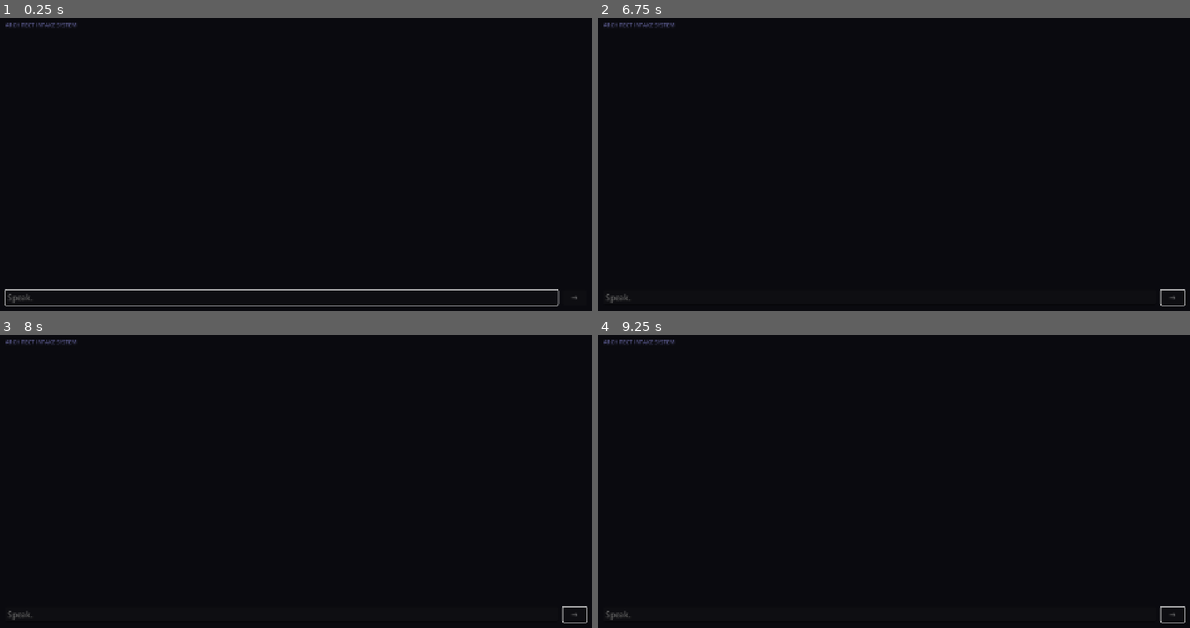
Above: before the commit, frames 1-4 (two rows, left to right).
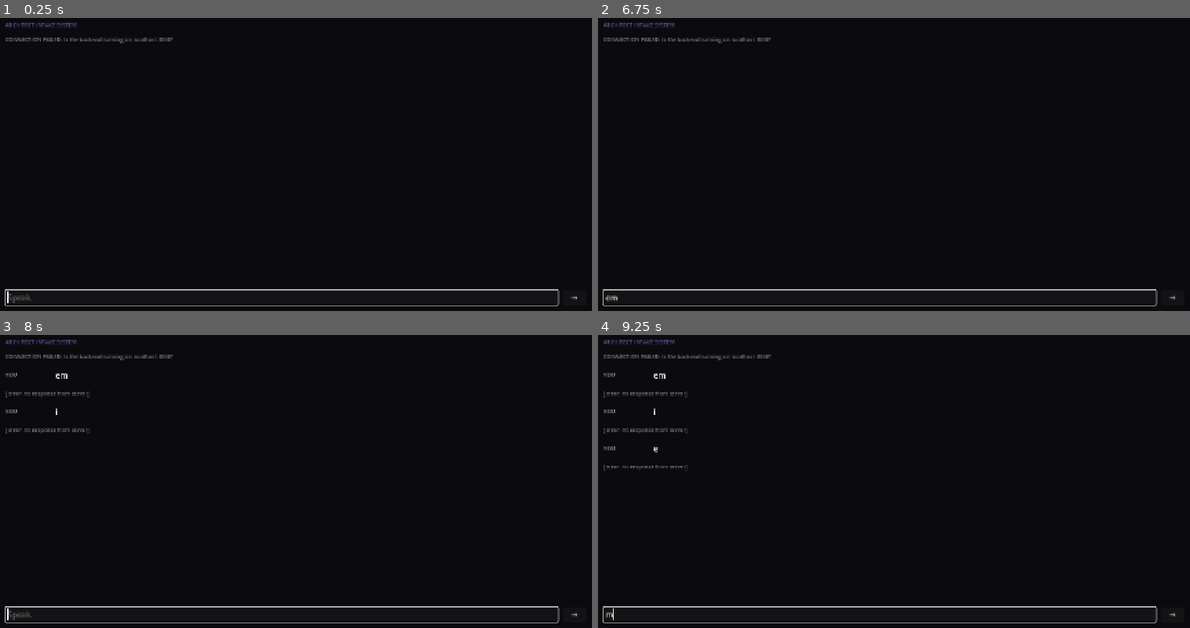
Above: after the commit, the same moments.

Repository: PreShotCome/RPG-AI-FRAMEWORK
Game: Godot game, scene res://scenes/onboarding/ArchitectScreen.tscn
Two runs of this game, one before a commit and one after it. Both use one fixed random seed, a clock stepped at 60 frames per second and the inputs below.
Inputs (mouse positions are in pixels of both pictures, inside the frame that each line leads up to):
- Up to frame 1 (0.25 s): no input
- Up to frame 2 (6.75 s): click (1172, 296) at 0.5 s, where only the run after the commit has a clickable "→"; tap Enter (ui_accept) at 1.25, 1.52, 2, 2.27, 2.75, 3.5, 3.77, 4.25, 4.52, 5, 5.27 s; move the mouse to (1030, 161) at 1.27 s; hold Right (ui_right) 1.28-2.03 s; hold E (interact) 1.28-2.03 s; move the mouse to (769, 196) at 2.02 s; hold Down (ui_down) 2.03-2.78 s; tap M (open_missions) at 2.1, 6.6 s; move the mouse to (959, 100) at 2.77 s; hold Right (ui_right) 2.78-3.53 s; hold I (open_stats) 2.78-3.53 s; move the mouse to (864, 249) at 3.52 s; hold Up (ui_up) 3.53-4.28 s; tap E (interact) at 3.6 s; move the mouse to (1083, 231) at 4.27 s; hold M (open_missions) 4.28-5.03 s; hold Left (ui_left) 4.28-5.78 s; move the mouse to (704, 123) at 5.02 s; tap I (open_stats) at 5.1 s; move the mouse to (923, 179) at 5.77 s; hold Down (ui_down) 5.78-6.53 s; hold E (interact) 5.78-6.53 s; move the mouse to (799, 88) at 6.52 s; hold Right (ui_right) from 6.53 s (still down)
- Up to frame 3 (8 s): tap Enter (ui_accept) at 6.77, 7.52 s; move the mouse to (432, 478) at 7.27 s; release Right (ui_right) at 7.28 s; hold Up (ui_up) from 7.28 s (still down); hold I (open_stats) from 7.28 s (still down)
- Up to frame 4 (9.25 s): move the mouse to (769, 513) at 8.02 s; release Up (ui_up) at 8.03 s; release I (open_stats) at 8.03 s; hold Right (ui_right) 8.03-8.78 s; tap E (interact) at 8.1 s; tap Enter (ui_accept) at 8.27 s; move the mouse to (959, 417) at 8.77 s; hold Down (ui_down) from 8.78 s (still down); hold M (open_missions) from 8.78 s (still down)

The runs differ from the first frame. In frame 1, 0.3% of the frame differs, in the area x 0-98%, y 6-98%; in frame 2, 1.1%; in frame 3, 1.4%; in frame 4, 1.6%, in the area x 0-100%, y 6-99%.
Error before the commit: Parse Error: The function signature doesn't match the parent. Parent signature is "_get(StringName) -> Variant". (res://autoload/APIManager.gd:39)

Commit message:
Fix APIManager._get name conflict with Godot Object virtual method
Renamed _get -> _api_get and _post -> _api_post throughout.
Godot reserves _get(StringName) -> Variant as a virtual method on
Object, so any func named _get with a different signature is a parser error.

Diff:
--- a/godot/autoload/APIManager.gd
+++ b/godot/autoload/APIManager.gd
@@ -36,42 +36,42 @@
 	return JSON.parse_string(raw)
 
 
-func _get(endpoint: String) -> Variant:
+func _api_get(endpoint: String) -> Variant:
 	return await _request(HTTPClient.METHOD_GET, endpoint)
 
 
-func _post(endpoint: String, body: Dictionary = {}) -> Variant:
+func _api_post(endpoint: String, body: Dictionary = {}) -> Variant:
 	return await _request(HTTPClient.METHOD_POST, endpoint, body)
 
 
 # ── Onboarding ────────────────────────────────────────────────────────────────
 
 func onboarding_start() -> Variant:
-	return await _post("/onboarding/start")
+	return await _api_post("/onboarding/start")
 
 
 func onboarding_respond(session_id: String, message: String) -> Variant:
-	return await _post("/onboarding/%s/respond" % session_id, {"message": message})
+	return await _api_post("/onboarding/%s/respond" % session_id, {"message": message})
 
 
 func onboarding_generate_options(session_id: String) -> Variant:
-	return await _post("/onboarding/%s/generate-options" % session_id)
+	return await _api_post("/onboarding/%s/generate-options" % session_id)
 
 
 func onboarding_choose(session_id: String, choice: String) -> Variant:
-	return await _post("/onboarding/%s/choose" % session_id, {"choice": choice})
+	return await _api_post("/onboarding/%s/choose" % session_id, {"choice": choice})
 
 
 # ── World ─────────────────────────────────────────────────────────────────────
 
 func get_world(session_id: String) -> Variant:
-	return await _get("/world/%s" % session_id)
+	return await _api_get("/world/%s" % session_id)
 
 
 # ── Missions ──────────────────────────────────────────────────────────────────
 
 func generate_missions(session_id: String, pool_size: int = 4) -> Variant:
-	return await _post("/missions/%s/generate" % session_id, {"pool_size": pool_size})
+	return await _api_post("/missions/%s/generate" % session_id, {"pool_size": pool_size})
 
 
 func complete_mission(session_id: String, mission_id: String, outcome: String, approach: String, notes: String = "") -> Variant:
@@ -82,11 +82,11 @@
 	}
 	if not notes.is_empty():
 		body["notes"] = notes
-	return await _post("/missions/%s/complete" % session_id, body)
+	return await _api_post("/missions/%s/complete" % session_id, body)
 
 
 func get_missions(session_id: String) -> Variant:
-	return await _get("/missions/%s" % session_id)
+	return await _api_get("/missions/%s" % session_id)
 
 
 # ── NPCs ──────────────────────────────────────────────────────────────────────
@@ -97,28 +97,28 @@
 		body["region"] = region
 	if not context_hint.is_empty():
 		body["context_hint"] = context_hint
-	return await _post("/npcs/%s/spawn" % session_id, body)
+	return await _api_post("/npcs/%s/spawn" % session_id, body)
 
 
 func talk_to_npc(session_id: String, npc_id: String, message: String, update_profile: bool = true) -> Variant:
-	return await _post("/npcs/%s/%s/talk" % [session_id, npc_id], {
+	return await _api_post("/npcs/%s/%s/talk" % [session_id, npc_id], {
 		"message": message,
 		"update_profile": update_profile,
 	})
 
 
 func get_npcs(session_id: String) -> Variant:
-	return await _get("/npcs/%s" % session_id)
+	return await _api_get("/npcs/%s" % session_id)
 
 
 # ── Events ────────────────────────────────────────────────────────────────────
 
 func tick_events(session_id: String) -> Variant:
-	return await _post("/events/%s/tick" % session_id)
+	return await _api_post("/events/%s/tick" % session_id)
 
 
 func respond_to_event(session_id: String, event_id: String, option_id: String, approach: String) -> Variant:
-	return await _post("/events/%s/respond" % session_id, {
+	return await _api_post("/events/%s/respond" % session_id, {
 		"event_id": event_id,
 		"option_id": option_id,
 		"approach": approach,
@@ -126,7 +126,7 @@
 
 
 func get_events(session_id: String) -> Variant:
-	return await _get("/events/%s" % session_id)
+	return await _api_get("/events/%s" % session_id)
 
 
 # ── Lore ──────────────────────────────────────────────────────────────────────
@@ -137,51 +137,51 @@
 		body["region"] = region
 	if not faction.is_empty():
 		body["faction"] = faction
-	return await _post("/lore/%s/discover" % session_id, body)
+	return await _api_post("/lore/%s/discover" % session_id, body)
 
 
 func get_lore(session_id: String) -> Variant:
-	return await _get("/lore/%s" % session_id)
+	return await _api_get("/lore/%s" % session_id)
 
 
 # ── Resources ─────────────────────────────────────────────────────────────────
 
 func get_resources(session_id: String) -> Variant:
-	return await _get("/resources/%s" % session_id)
+	return await _api_get("/resources/%s" % session_id)
 
 
 # ── Mirror ────────────────────────────────────────────────────────────────────
 
 func generate_mirror(session_id: String) -> Variant:
-	return await _post("/mirror/%s" % session_id)
+	return await _api_post("/mirror/%s" % session_id)
 
 
 func get_latest_mirror(session_id: String) -> Variant:
-	return await _get("/mirror/%s/latest" % session_id)
+	return await _api_get("/mirror/%s/latest" % session_id)
 
 
 # ── Saves ─────────────────────────────────────────────────────────────────────
 
 func save_game(session_id: String, slot: String) -> Variant:
-	return await _post("/saves/%s/save" % session_id, {"slot": slot})
+	return await _api_post("/saves/%s/save" % session_id, {"slot": slot})
 
 
 func load_game(session_id: String, slot: String) -> Variant:
-	return await _post("/saves/%s/load" % session_id, {"slot": slot})
+	return await _api_post("/saves/%s/load" % session_id, {"slot": slot})
 
 
 func advance_day(session_id: String) -> Variant:
-	return await _post("/saves/%s/advance-day" % session_id)
+	return await _api_post("/saves/%s/advance-day" % session_id)
 
 
 # ── Profile ───────────────────────────────────────────────────────────────────
 
 func get_profile(session_id: String) -> Variant:
-	return await _get("/profile/%s" % session_id)
+	return await _api_get("/profile/%s" % session_id)
 
 
 func reset_profile(session_id: String, method: String) -> Variant:
-	return await _post("/profile/%s/reset" % session_id, {
+	return await _api_post("/profile/%s/reset" % session_id, {
 		"method": method,
 		"confirmed": true,
 	})
